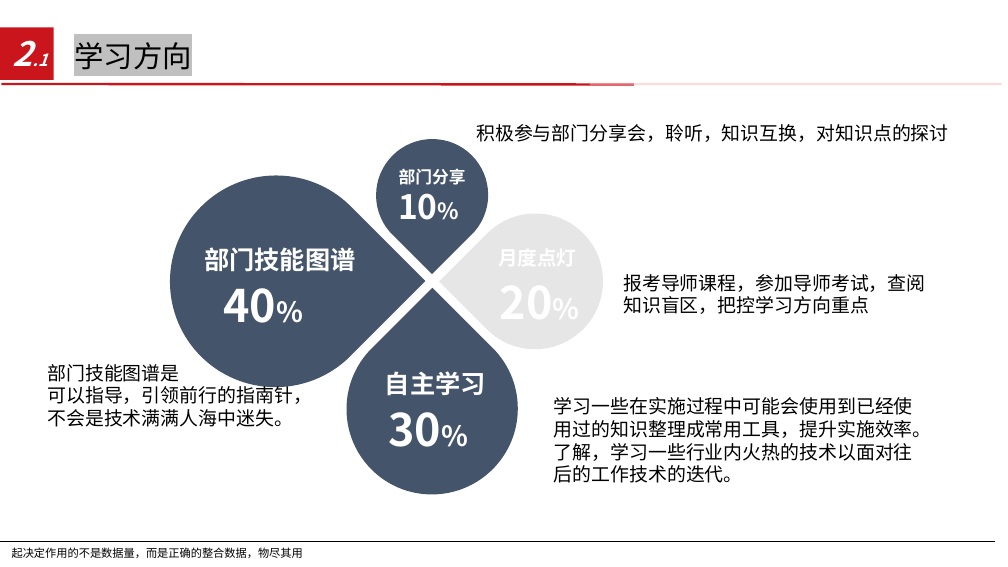
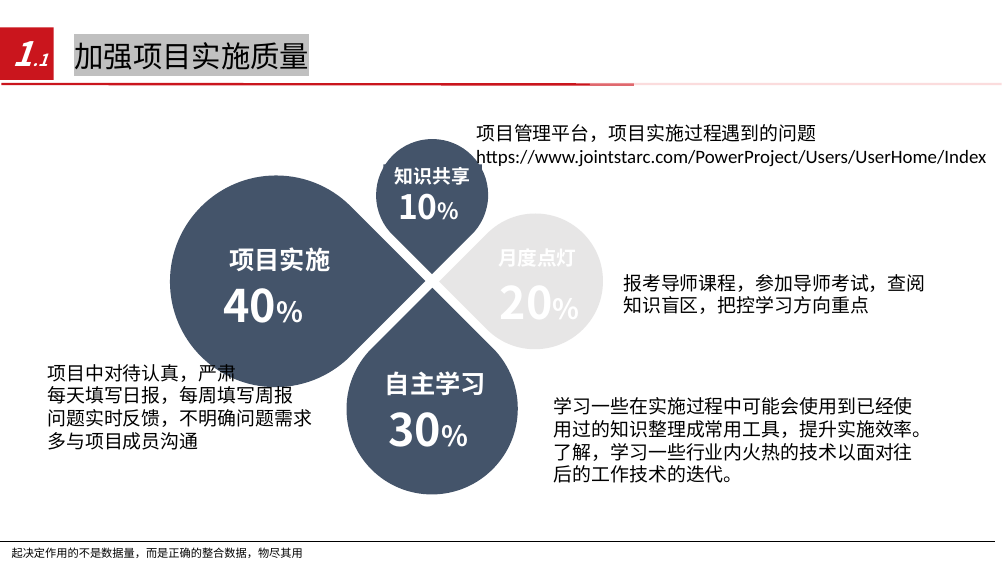
Before and after one commit to kuangxiaocheng/3y, a slide deck: slide 3 of 2021-01部门例会.pptx (slide 7 before the commit). Drawn at 1008x567 pixels with LibreOffice and Linux fonts; fonts in the diff are those of the drawing; background and template pictures are left out. Boxes give left, top, right and bottom in pixels: in the first picture for what was removed or moved away, otherwise in the second. Text is boxed around its words. In the diff, an @@ line names an element or a change of style, - is before the commit and + after.

```diff
--- a/2021-01部门例会.pptx
+++ b/2021-01部门例会.pptx
@@ text at (x1=13, y1=41, x2=47, y2=66): text changed @@
-2.1
+1.1
@@ text removed at (x1=74, y1=42, x2=191, y2=70) @@
-学习方向
@@ text added at (x1=74, y1=42, x2=309, y2=70), 28 pt, text #000000 @@
+加强项目实施质量
@@ text at (x1=476, y1=124, x2=986, y2=168): text changed @@
-积极参与部门分享会，聆听，知识互换，对知识点的探讨
+项目管理平台，项目实施过程遇到的问题
+https://www.jointstarc.com/PowerProject/Users/UserHome/Index
@@ rectangle added at (x1=383, y1=165, x2=482, y2=188), fill #44546A, 18 pt, text #FFFFFF, bold @@
+知识共享
@@ text in rectangle at (x1=399, y1=168, x2=466, y2=185): text removed @@
-部门分享
@@ text "项目实施" moved from (x1=190, y1=245, x2=371, y2=275) to (x1=230, y1=247, x2=331, y2=271) @@
@@ text at (x1=230, y1=247, x2=331, y2=271): text changed @@
-部门技能图谱
+项目实施
@@ text at (x1=47, y1=360, x2=312, y2=450): text changed @@
-部门技能图谱是
-可以指导，引领前行的指南针，
-不会是技术满满人海中迷失。
+项目中对待认真，严肃
+每天填写日报，每周填写周报
+问题实时反馈，不明确问题需求
+多与项目成员沟通
```
Also in this commit, not shown: 7 other slides changed, 3 slides removed.
